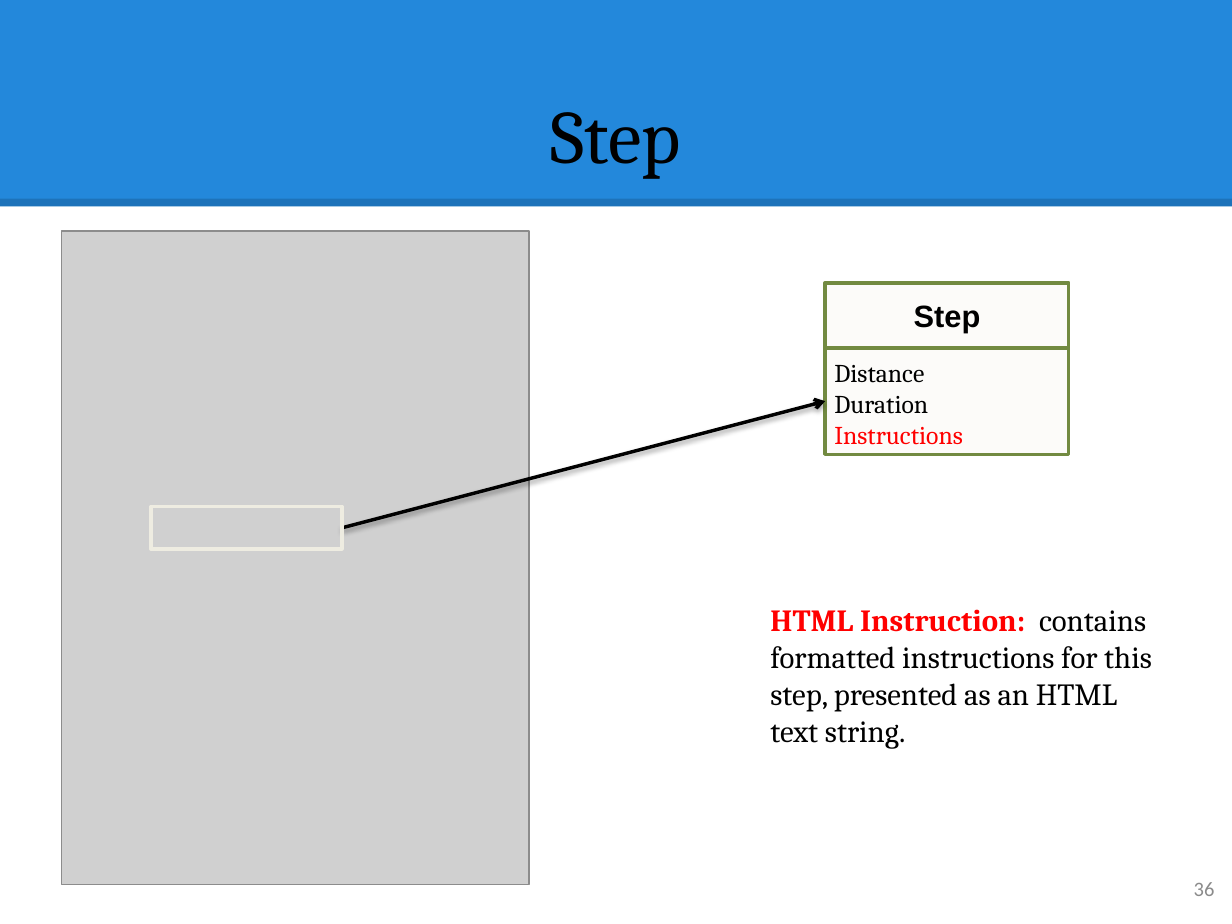
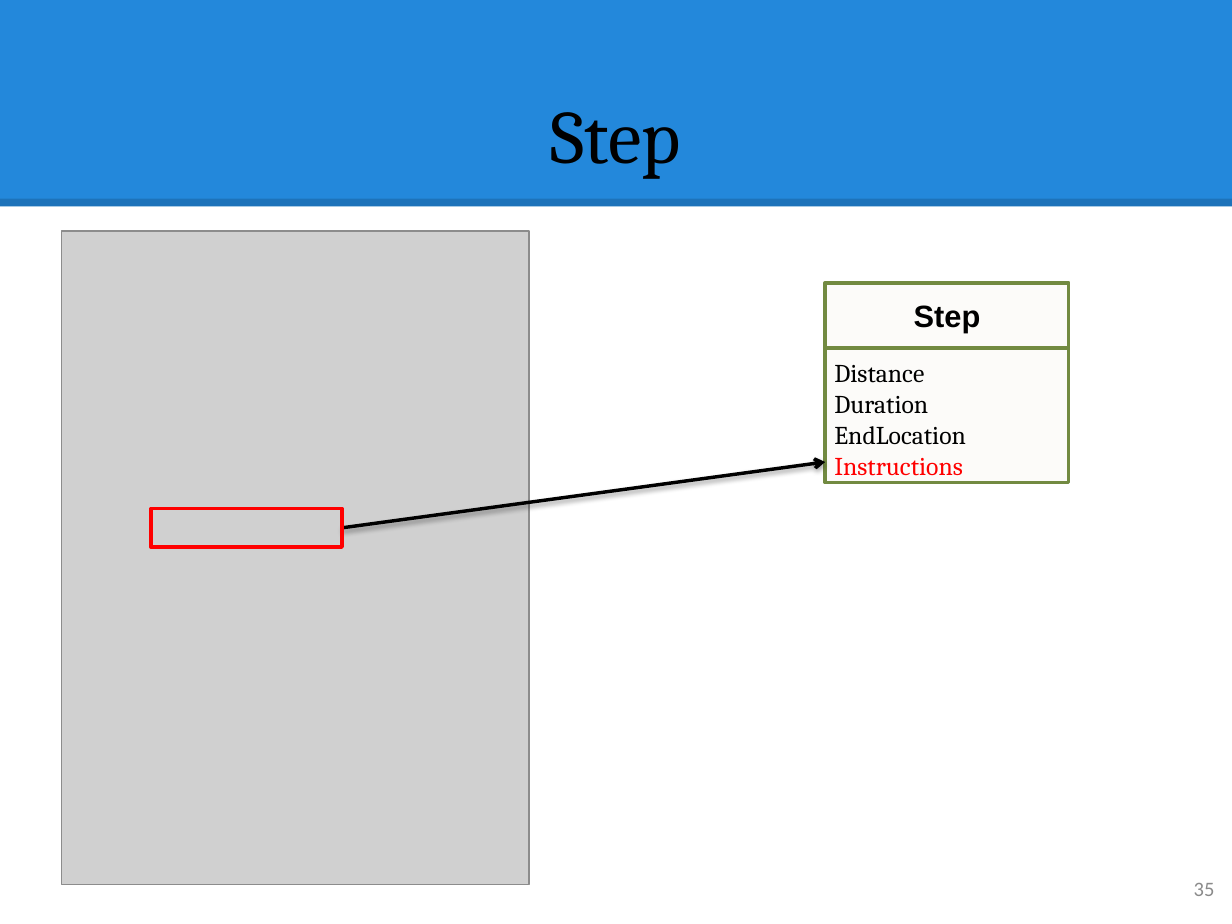
Before and after one commit to hqt/street-router, a slide deck: slide 35 of Document/presentation/ngoan/5 search motorbike.pptx (slide 36 before the commit). Drawn at 1232x924 pixels with LibreOffice and Linux fonts; fonts in the diff are those of the drawing; grey boxes stand for pictures. Boxes give left, top, right and bottom in pixels: in the first picture for what was removed or moved away, otherwise in the second. Text is boxed around its words. In the diff, an @@ line names an element or a change of style, - is before the commit and + after.

```diff
--- a/Document/presentation/ngoan/5 search motorbike.pptx
+++ b/Document/presentation/ngoan/5 search motorbike.pptx
@@ rectangle "Distance": place and size @@
-rectangle "Distance" at [825, 349, 1069, 455]
+rectangle "Distance" at [825, 349, 1069, 483]
@@ text in rectangle at [834, 426, 966, 445]: paragraph added @@
+EndLocation
@@ arrow moved from (342, 527) - (825, 402) to (342, 527) - (825, 462) @@
@@ rectangle at [150, 509, 341, 547]: outline #EEECE1 2 pt to #FF0000 2 pt @@
@@ text removed at [770, 609, 1152, 749] @@
-HTML Instruction: contains formatted instructions for this step, presented as an HTML text string.
@@ page number at [1194, 883, 1215, 896]: text changed @@
-36
+35
```
Also in this commit, not shown: 14 other slides changed, 15 slides added, 5 slides removed.
